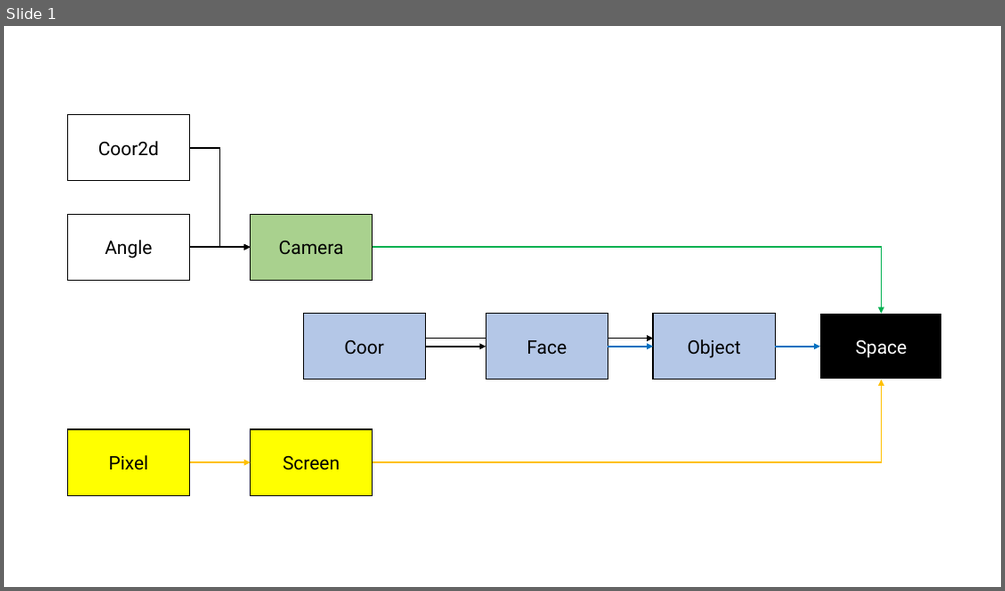
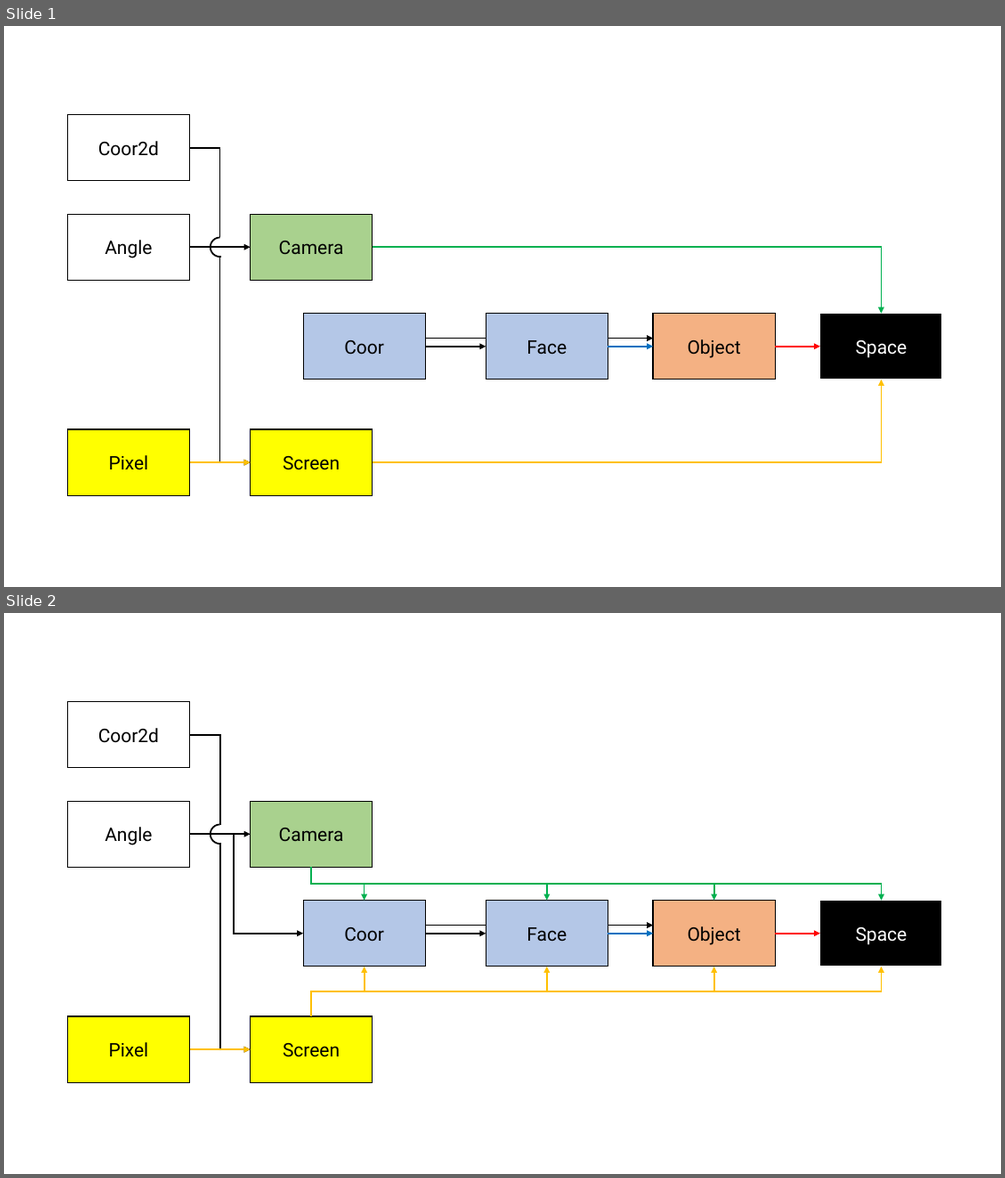
Before and after one commit to KMSstudio/ascii3d, a slide deck: document/object_flowmap.pptx. Shown one above the other, each under a label of ours: slide 1 before the commit, slides 1 and 2 after it. The pictures are 1005x591 and 1005x1178 pixels, drawn with LibreOffice and Linux fonts; fonts in the diff are those of the drawing. Boxes give left, top, right and bottom in pixels: in the first picture for what was removed or moved away, otherwise in the second. Text is boxed around its words. In the diff, an @@ line names an element or a change of style, - is before the commit and + after.

```diff
--- a/document/object_flowmap.pptx
+++ b/document/object_flowmap.pptx
@@ slide 2 added at box(4, 613, 1001, 1174), background #FFFFFF @@
@@ rectangle added at box(67, 702, 189, 769), fill #FFFFFF, outline #000000 1 pt, 18 pt, text #000000 @@
+Coor2d
@@ elbow line added from (189, 735) to (220, 825), #000000 1.5 pt @@
@@ rectangle added at box(67, 801, 189, 868), fill #FFFFFF, outline #000000 1 pt, 18 pt, text #000000 @@
+Angle
@@ arc (boxed as its full ellipse) added at box(210, 825, 230, 844), outline #000000 1.5 pt @@
@@ rectangle added at box(250, 801, 372, 868), fill #A9D18E, outline #000000 1 pt, 18 pt, text #000000 @@
+Camera
@@ arrow added from (189, 835) to (250, 835), #000000 1.5 pt @@
@@ elbow arrow added from (189, 835) to (303, 933), #000000 1.5 pt @@
@@ elbow arrow added from (220, 844) to (250, 1050), #000000 1.5 pt @@
@@ elbow arrow added from (311, 868) to (364, 900), #00B050 1.5 pt @@
@@ elbow arrow added from (311, 868) to (547, 900), #00B050 1.5 pt @@
@@ elbow arrow added from (311, 868) to (714, 900), #00B050 1.5 pt @@
@@ elbow arrow added from (311, 868) to (882, 900), #00B050 1.5 pt @@
@@ rectangle added at box(303, 900, 425, 966), fill #B4C7E7, outline #000000 1 pt, 18 pt, text #000000 @@
+Coor
@@ rectangle added at box(485, 900, 607, 966), fill #B4C7E7, outline #000000 1 pt, 18 pt, text #000000 @@
+Face
@@ rectangle added at box(653, 900, 775, 966), fill #F4B183, outline #000000 1 pt, 18 pt, text #000000 @@
+Object
@@ rectangle added at box(821, 900, 942, 966), fill #000000, outline #FFFFFF 1 pt, 18 pt, text #FFFFFF @@
+Space
@@ arrow added from (425, 925) to (653, 925), #000000 1.5 pt @@
@@ arrow added from (425, 933) to (485, 933), #000000 1.5 pt @@
@@ arrow added from (608, 933) to (653, 933), #0070C0 1.5 pt @@
@@ arrow added from (775, 933) to (821, 933), #FF0000 1.5 pt @@
@@ elbow arrow added from (311, 1016) to (364, 966), #FFC000 1.5 pt @@
@@ elbow arrow added from (311, 1016) to (547, 966), #FFC000 1.5 pt @@
@@ elbow arrow added from (311, 1016) to (714, 966), #FFC000 1.5 pt @@
@@ elbow arrow added from (311, 1016) to (882, 966), #FFC000 1.5 pt @@
@@ rectangle added at box(67, 1016, 189, 1083), fill #FFFF00, outline #000000 1 pt, 18 pt, text #000000 @@
+Pixel
@@ rectangle added at box(250, 1016, 372, 1083), fill #FFFF00, outline #000000 1 pt, 18 pt, text #000000 @@
+Screen
@@ arrow added from (189, 1050) to (250, 1050), #FFC000 1.5 pt @@
@@ slide 1 changed as well @@
@@ elbow arrow moved from (189, 148) - (250, 248) to (189, 148) - (220, 238) @@
@@ elbow arrow (189, 148) - (220, 238): elbow arrow to elbow line @@
@@ arc (boxed as its full ellipse) added at box(210, 238, 230, 257), outline #000000 1.5 pt @@
@@ elbow arrow added from (220, 257) to (250, 463), #000000 1.5 pt @@
@@ rectangle "Object" at box(653, 313, 775, 379): fill #B4C7E7 to #F4B183 @@
@@ arrow (775, 346) - (821, 346): stroke #0070C0 1.5 pt to #FF0000 1.5 pt @@
```
Also in this commit, not shown: 1 other file.
